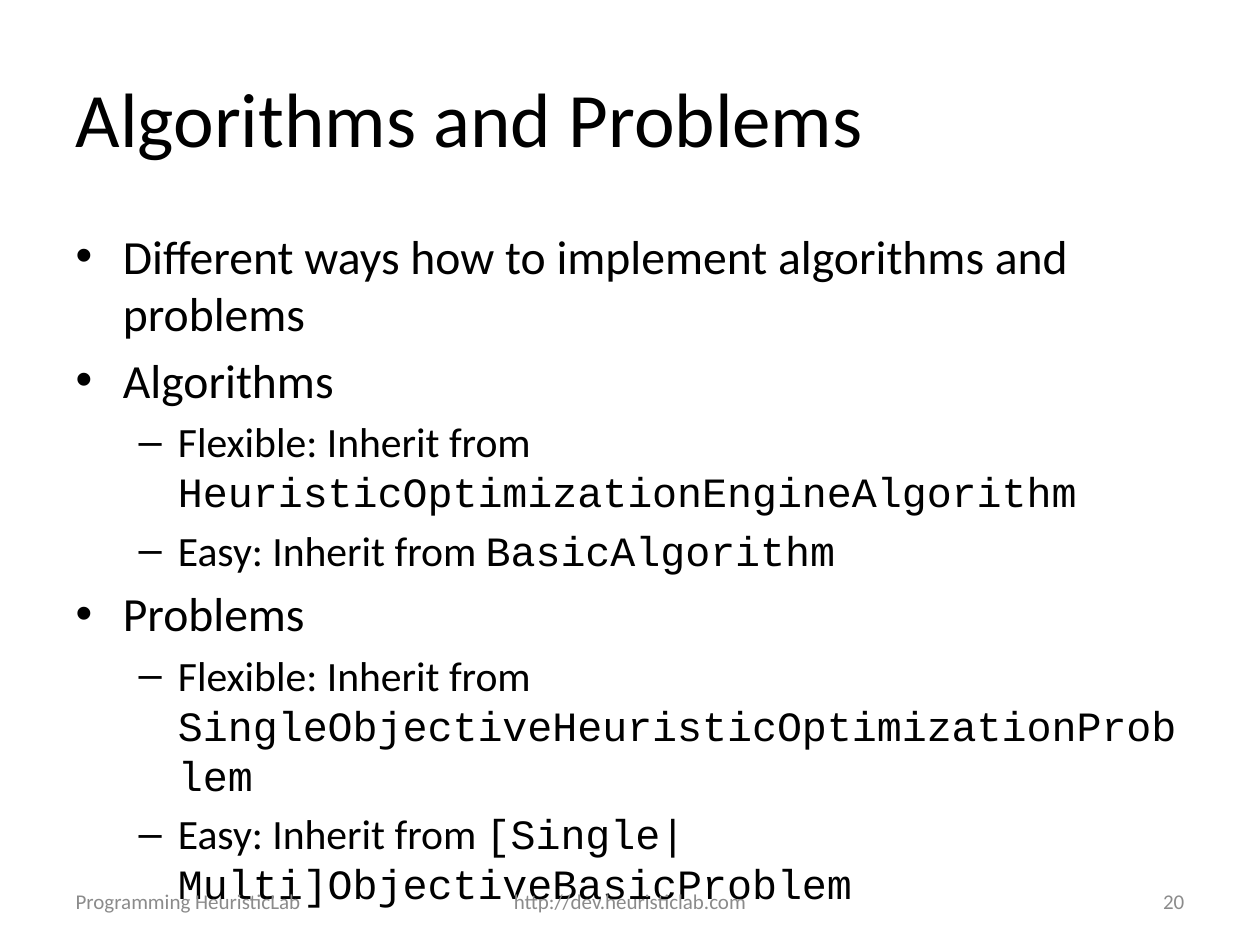
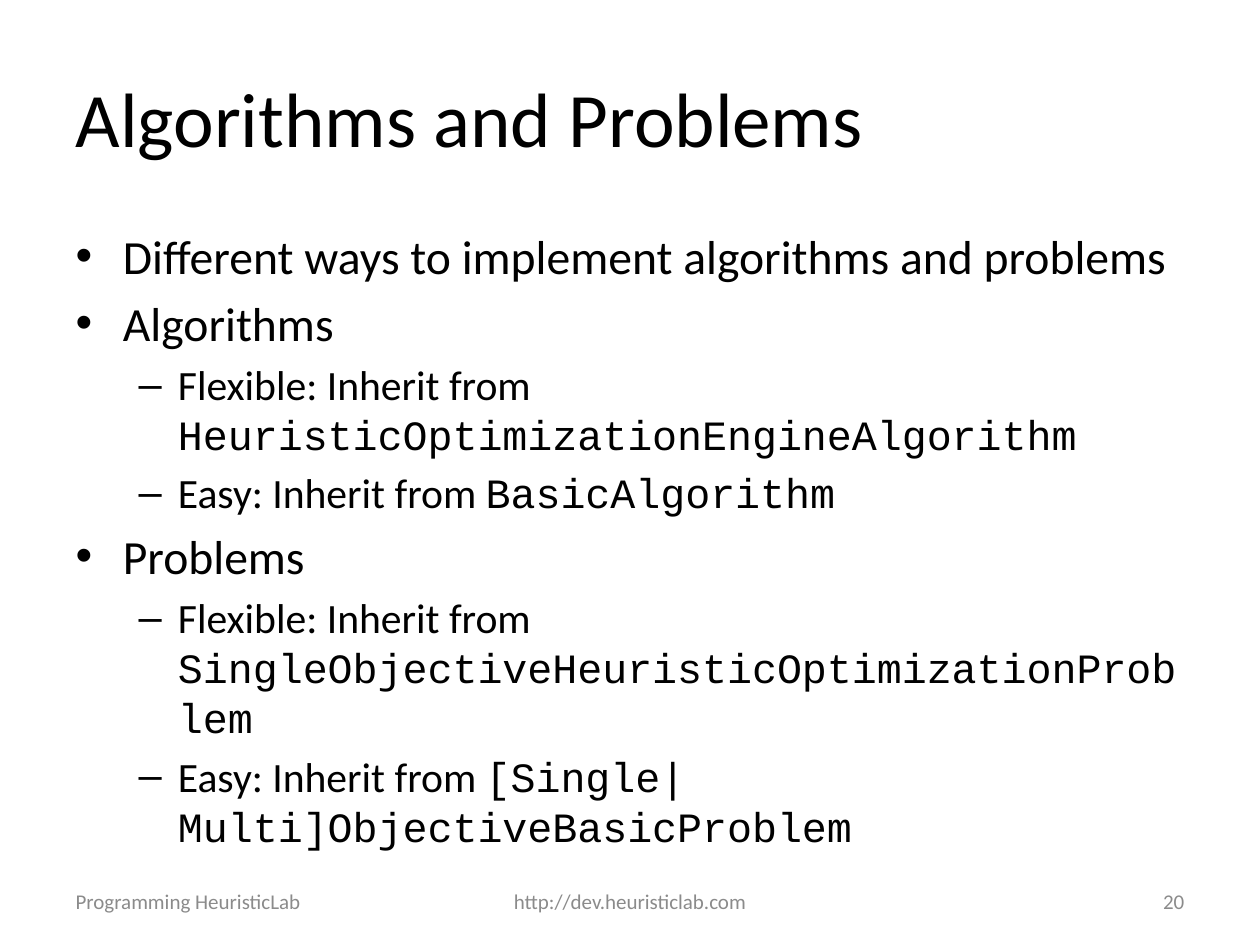
Before and after one commit to heal-research/HeuristicLab, a slide deck: slide 20 of documentation/Tutorials/Programming HeuristicLab - Algorithms and Problems.pptx. Drawn at 1260x945 pixels with LibreOffice and Linux fonts; fonts in the diff are those of the drawing; background and template pictures are left out. Boxes give left, top, right and bottom in pixels: in the first picture for what was removed or moved away, otherwise in the second. Text is boxed around its words. In the diff, an @@ line names an element or a change of style, - is before the commit and + after.

```diff
--- a/documentation/Tutorials/Programming HeuristicLab - Algorithms and Problems.pptx
+++ b/documentation/Tutorials/Programming HeuristicLab - Algorithms and Problems.pptx
@@ text at <box>123,241,1166,283</box>: text changed @@
-• Different ways how to implement algorithms and problems
+• Different ways to implement algorithms and problems
```
Also in this commit, not shown: 1 other slide changed, 3 other files.
